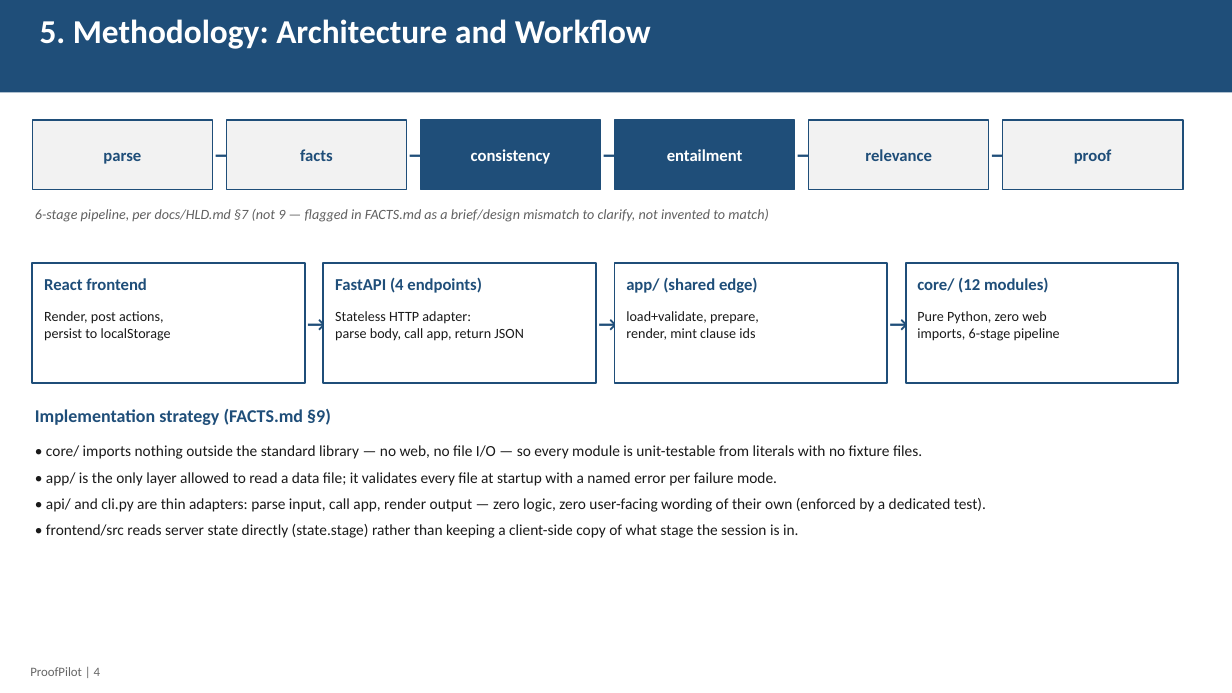
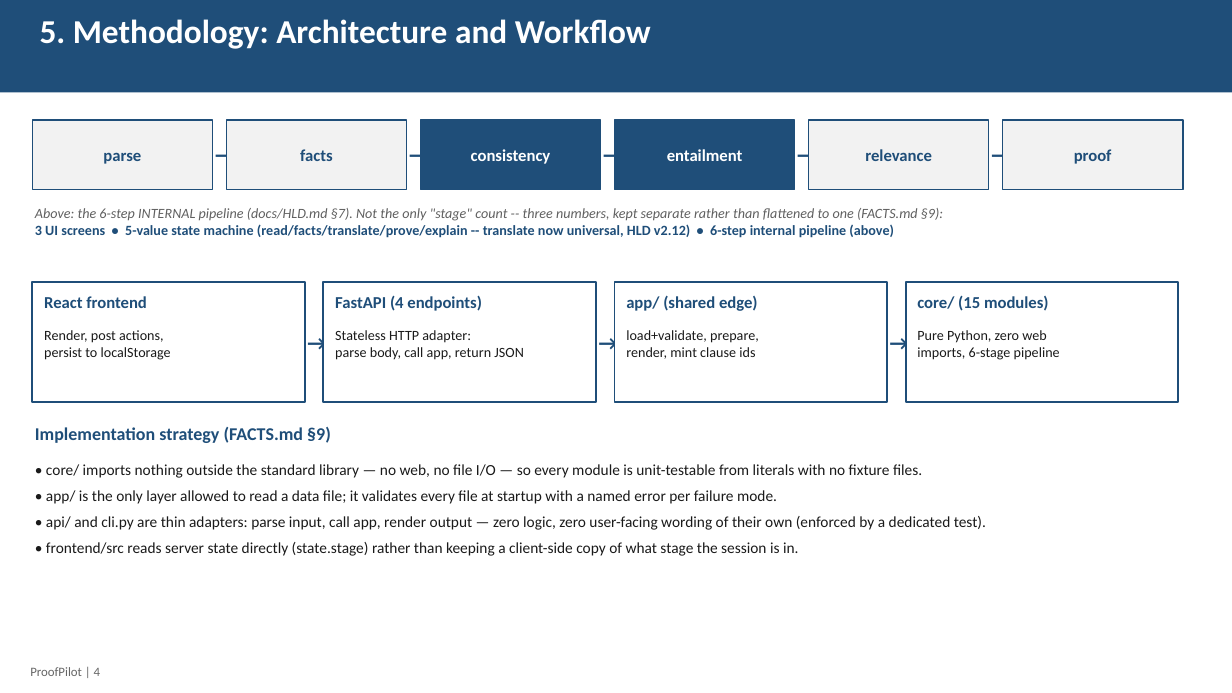
Before and after one commit to ujwal2311/proofpilot, a slide deck: slide 4 of docs/report/ProofPilot_Progress_Report.pptx. Drawn at 1232x693 pixels with LibreOffice and Linux fonts; fonts in the diff are those of the drawing. Boxes give left, top, right and bottom in pixels: in the first picture for what was removed or moved away, otherwise in the second. Text is boxed around its words. In the diff, an @@ line names an element or a change of style, - is before the commit and + after.

```diff
--- a/docs/report/ProofPilot_Progress_Report.pptx
+++ b/docs/report/ProofPilot_Progress_Report.pptx
@@ text at <box>35,208,943,238</box>: text changed @@
-6-stage pipeline, per docs/HLD.md §7 (not 9 — flagged in FACTS.md as a brief/design mismatch to clarify, not invented to match)
+Above: the 6-step INTERNAL pipeline (docs/HLD.md §7). Not the only "stage" count -- three numbers, kept separate rather than flattened to one (FACTS.md §9):
+3 UI screens • 5-value state machine (read/facts/translate/prove/explain -- translate now universal, HLD v2.12) • 6-step internal pipeline (above)
@@ 12 texts, 4 rectangles: place and size @@
-12 texts, 4 rectangles at <box>32,263,1178,538</box>
+12 texts, 4 rectangles at <box>32,282,1178,556</box>
@@ text at <box>917,296,1049,311</box>: text changed @@
-core/ (12 modules)
+core/ (15 modules)
```
Also in this commit, not shown: 5 other slides changed, 1 other file.
